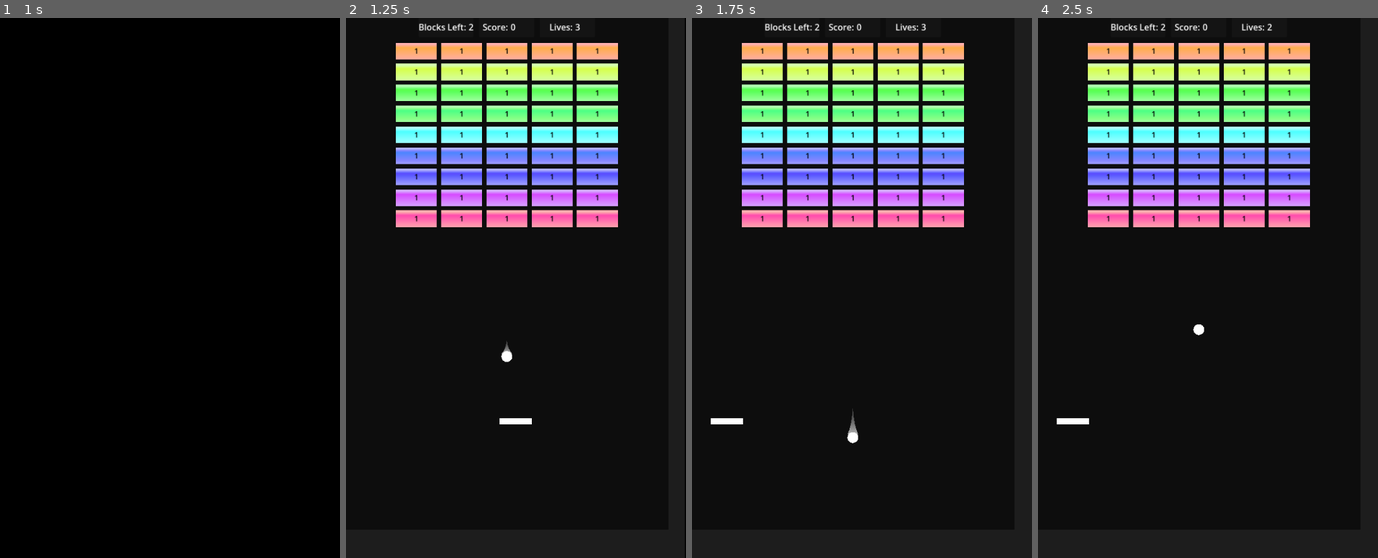
Above: before the commit, frames 1-4 (left to right).
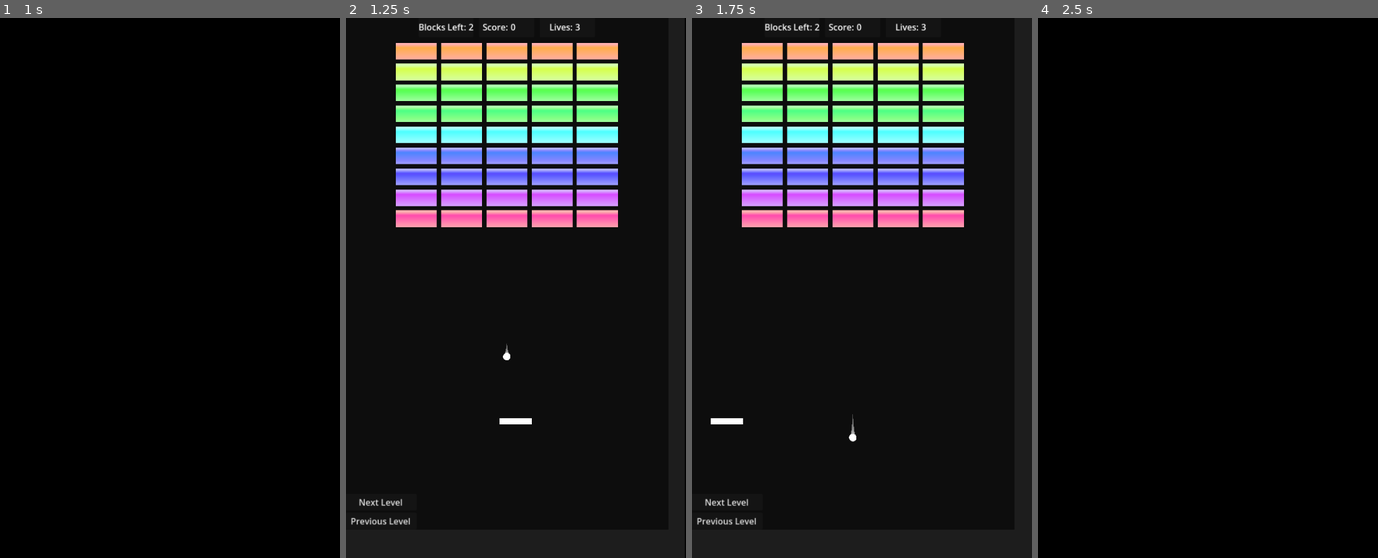
Above: after the commit, the same moments.

Repository: ProudFridge/Breakout
Game: Godot game, scene res://scenes/main_menu/main_menu.tscn
Same seed, same stepped clock (60 frames per second), same inputs: the game is played once before the commit and once after it. Sound files missing from this copy of the repository are replaced by a short silence.
Inputs (mouse positions are in pixels of both pictures, inside the frame that each line leads up to):
- Up to frame 1 (1 s): click "Start" at 0.5 s
- Up to frame 2 (1.25 s): no input
- Up to frame 3 (1.75 s): click (726, 520) at 1.25 s, where only the run after the commit has a clickable "Previous Level"
- Up to frame 4 (2.5 s): click (1072, 504) at 2 s, where only the run after the commit has a clickable "Next Level"

Frame 1 is identical in both runs. In frame 2, 0.6% of the frame differs, in the area x 1-75%, y 5-94%; in frame 3, 0.6%; in frame 4, 28%, in the area x 0-100%, y 0-100%.

Commit message:
Add next and previous level buttons, add more levels

Diff:
--- a/levels.json
+++ b/levels.json
@@ -1,7 +1,7 @@
 [
 	[
 		{
-			"title": "original",
+			"title": "1",
 			"blockGrid": [
 				["0","0","0","0","0","0","0"],
 				["0","1","1","1","1","1","0"],
@@ -27,7 +27,24 @@
 	],
 	[
 		{
-			"title": "level2",
+			"title": "2",
+			"blockGrid": [
+				["0","0","0","0","0","0","0","0","0"],
+				["0","1","1","1","0","1","1","1","0"],
+				["0","1","1","1","0","1","1","1","0"],
+				["0","1","1","1","0","1","1","1","0"],
+				["0","1","1","1","0","1","1","1","0"],
+				["0","1","1","1","0","1","1","1","0"],
+				["0","1","1","1","0","1","1","1","0"],
+				["0","1","1","1","0","1","1","1","0"],
+				["0","1","1","1","0","1","1","1","0"],
+				["0","1","1","1","0","1","1","1","0"]
+			]
+		}
+	],
+	[
+		{
+			"title": "3",
 			"blockGrid": [
 				["0","0","0","0","0","0","0"],
 				["0","1","1","1","1","1","0"],
@@ -44,35 +61,19 @@
 	],
 	[
 		{
-			"title": "level3",
+			"title": "4",
 			"blockGrid": [
-				["0","0","0","0","0","0","0"],
-				["0","1","1","1","1","1","0"],
-				["0","1","1","0","1","1","0"],
-				["0","1","1","0","1","1","0"],
-				["0","1","1","0","1","1","0"],
-				["0","1","0","0","0","1","0"],
-				["0","1","1","0","1","1","0"],
-				["0","1","1","0","1","1","0"],
-				["0","1","1","0","1","1","0"],
-				["0","1","1","1","1","1","0"]
-			]
-		}
-	],
-	[
-		{
-			"title": "level4",
-			"blockGrid": [
-				["0","0","0","0","0","0","0","0","0","0","0","0","0","0"],
-				["0","1","1","1","1","1","0","0","0","0","0","0","0","0"],
-				["0","1","1","0","1","1","0","0","0","0","0","0","0","0"],
-				["0","1","1","0","1","1","0","0","0","0","0","0","0","0"],
-				["0","1","1","0","1","1","0","0","0","0","0","0","0","0"],
-				["0","1","0","0","0","1","0","0","0","0","0","0","0","0"],
-				["0","1","1","0","1","1","0","0","0","0","0","0","0","0"],
-				["0","1","1","0","1","1","0","0","0","0","0","0","0","0"],
-				["0","1","1","0","1","1","0","0","0","0","0","0","0","0"],
-				["0","1","1","1","1","1","0","0","0","0","0","0","0","0"]
+				["1","1","1","1","1","1","1","1","1","1","1","1","1","1"],
+				["1","0","0","0","0","0","0","0","0","0","0","0","0","1"],
+				["1","0","1","1","1","1","1","1","1","1","1","1","0","1"],
+				["1","0","1","0","0","0","0","0","0","0","0","1","0","1"],
+				["1","0","1","0","1","1","1","1","1","1","0","1","0","1"],
+				["1","0","1","0","1","0","0","0","0","1","0","1","0","1"],
+				["1","0","1","0","1","1","1","1","1","1","0","1","0","1"],
+				["1","0","1","0","0","0","0","0","0","0","0","1","0","1"],
+				["1","0","1","1","1","1","1","1","1","1","1","1","0","1"],
+				["1","0","0","0","0","0","0","0","0","0","0","0","0","1"],
+				["1","1","1","1","1","1","1","1","1","1","1","1","1","1"]
 			]
 		}
 	]
--- a/scenes/arena/arena.tscn
+++ b/scenes/arena/arena.tscn
@@ -4,12 +4,14 @@
 [ext_resource type="PackedScene" uid="uid://crl3sjvrqcwai" path="res://scenes/managers/game_manager/game_manager.tscn" id="1_u52cf"]
 [ext_resource type="PackedScene" uid="uid://x512y2sg1mhi" path="res://scenes/managers/boundary_manager/boundary_manager.tscn" id="2_2ml6w"]
 [ext_resource type="PackedScene" uid="uid://blmhj0qtrvphf" path="res://scenes/managers/block_manager/block_manager.tscn" id="2_ii07k"]
-[ext_resource type="Script" uid="uid://c08c1s1psljyd" path="res://scenes/arena/blocks_left.gd" id="6_ii07k"]
-[ext_resource type="Script" uid="uid://b8i4rgwx54w7n" path="res://scenes/arena/score_count.gd" id="6_jx0ua"]
-[ext_resource type="Script" uid="uid://blvoilddcboll" path="res://scenes/arena/lives_left.gd" id="7_u52cf"]
+[ext_resource type="Script" uid="uid://c08c1s1psljyd" path="res://scenes/arena/ui/blocks_left.gd" id="6_ii07k"]
+[ext_resource type="Script" uid="uid://b8i4rgwx54w7n" path="res://scenes/arena/ui/score_count.gd" id="6_jx0ua"]
+[ext_resource type="Script" uid="uid://blvoilddcboll" path="res://scenes/arena/ui/lives_left.gd" id="7_u52cf"]
 [ext_resource type="Script" uid="uid://ct5mrmcw5mlwc" path="res://scenes/arena/ui/ui.gd" id="7_vmsrg"]
-[ext_resource type="PackedScene" uid="uid://cy2vw61o3udh7" path="res://scenes/arena/grid_utility.tscn" id="7_xgbxb"]
-[ext_resource type="Script" uid="uid://c0jjhek854oit" path="res://scenes/arena/restart_button.gd" id="9_6w4xk"]
+[ext_resource type="PackedScene" uid="uid://cy2vw61o3udh7" path="res://scenes/arena/grid_utility/grid_utility.tscn" id="7_xgbxb"]
+[ext_resource type="Script" uid="uid://c0jjhek854oit" path="res://scenes/arena/ui/restart_button.gd" id="9_6w4xk"]
+[ext_resource type="Script" uid="uid://cwo2b31ad2swj" path="res://scenes/arena/ui/next_level_button.gd" id="11_xgbxb"]
+[ext_resource type="Script" uid="uid://mf3gmufjrs3x" path="res://scenes/arena/ui/previous_level_button.gd" id="12_vmsrg"]
 
 [sub_resource type="StyleBoxFlat" id="StyleBoxFlat_6w4xk"]
 bg_color = Color(0.32544068, 0.32544097, 0.32544082, 1)
@@ -224,3 +226,24 @@
 size_flags_vertical = 3
 text = "Restart?"
 script = ExtResource("9_6w4xk")
+
+[node name="VBoxContainer" type="VBoxContainer" parent="CanvasLayer/UI" unique_id=2077006910]
+layout_mode = 1
+anchors_preset = 2
+anchor_top = 1.0
+anchor_bottom = 1.0
+offset_top = -66.0
+offset_right = 133.0
+grow_vertical = 0
+
+[node name="NextLevelButton" type="Button" parent="CanvasLayer/UI/VBoxContainer" unique_id=2081928622 node_paths=PackedStringArray("gameManager")]
+layout_mode = 2
+text = "Next Level"
+script = ExtResource("11_xgbxb")
+gameManager = NodePath("../../../../GameManager")
+
+[node name="PreviousLevelButton" type="Button" parent="CanvasLayer/UI/VBoxContainer" unique_id=1943225473 node_paths=PackedStringArray("gameManager")]
+layout_mode = 2
+text = "Previous Level"
+script = ExtResource("12_vmsrg")
+gameManager = NodePath("../../../../GameManager")
--- a/scenes/arena/grid_utility.tscn
+++ b/scenes/arena/grid_utility/grid_utility.tscn
@@ -1,6 +1,6 @@
 [gd_scene format=3 uid="uid://cy2vw61o3udh7"]
 
-[ext_resource type="Script" uid="uid://blqn4enjbaexv" path="res://scenes/arena/grid_utility.gd" id="1_s6pia"]
+[ext_resource type="Script" uid="uid://blqn4enjbaexv" path="res://scenes/arena/grid_utility/grid_utility.gd" id="1_s6pia"]
 
 [node name="GridUtility" type="FoldableContainer" unique_id=685990188]
 offset_right = 24.0
--- /dev/null
+++ b/scenes/arena/ui/next_level_button.gd
@@ -0,0 +1,13 @@
+extends Button
+
+@export var gameManager: GameManager
+
+# Called when the node enters the scene tree for the first time.
+func _ready() -> void:
+	self.pressed.connect(_on_skip_level_button_pressed)
+
+
+func _on_skip_level_button_pressed() -> void:
+	gameManager.currentLevel += 1
+	if gameManager.currentLevel < LevelManager.levelCount:
+		SwitcherSingleton.switch_from_to("res://scenes/arena/arena.tscn", SwitcherSingleton.TRANSITION_TYPE.SLIDE)
--- /dev/null
+++ b/scenes/arena/ui/previous_level_button.gd
@@ -0,0 +1,14 @@
+extends Button
+
+
+@export var gameManager: GameManager
+
+# Called when the node enters the scene tree for the first time.
+func _ready() -> void:
+	self.pressed.connect(_on_skip_level_button_pressed)
+
+
+func _on_skip_level_button_pressed() -> void:
+	if gameManager.currentLevel >= 1:
+		gameManager.currentLevel -= 1
+		SwitcherSingleton.switch_from_to("res://scenes/arena/arena.tscn", SwitcherSingleton.TRANSITION_TYPE.SLIDE)
--- a/scenes/ball/ball.gd
+++ b/scenes/ball/ball.gd
@@ -7,13 +7,17 @@
 
 @onready var collision_particles: GPUParticles2D = $CollisionParticles
 @onready var particle_timer: Timer = $CollisionParticles/ParticleTimer
+@onready var mesh_instance_2d: MeshInstance2D = $MeshInstance2D
+@onready var collision_shape_2d: CollisionShape2D = $CollisionShape2D
 
 var initial_vector: Vector2 = Vector2(0,1)
 var initial_position: Vector2
+var ballRadius: float = 7
 
 signal died()
 
 func _ready() -> void:
+	set_size(ballRadius)
 	velocity = initial_vector * SPEED
 	initial_position = position
 
@@ -44,6 +48,12 @@
 		else:
 			velocity = velocity.bounce(collision.get_normal())
 
+func set_size(radius: float) -> void:
+	(mesh_instance_2d.mesh as SphereMesh).radius = radius
+	(mesh_instance_2d.mesh as SphereMesh).height = 2 * radius
+	(collision_shape_2d.shape as CircleShape2D).radius = radius
+	$TrailComponent.width = radius
+
 func delete() -> void:
 	queue_free()
 
--- a/scenes/ball/ball.tscn
+++ b/scenes/ball/ball.tscn
@@ -4,6 +4,8 @@
 [ext_resource type="PackedScene" uid="uid://dyolv8x4fpwe5" path="res://scenes/components/trail_component/trail_component.tscn" id="3_stoaj"]
 
 [sub_resource type="SphereMesh" id="SphereMesh_oqv3d"]
+radius = 10.0
+height = 20.0
 
 [sub_resource type="CircleShape2D" id="CircleShape2D_5a6bx"]
 
@@ -47,7 +49,6 @@
 pointLimit = 8
 
 [node name="MeshInstance2D" type="MeshInstance2D" parent="." unique_id=1661593475]
-scale = Vector2(20, 20)
 mesh = SubResource("SphereMesh_oqv3d")
 
 [node name="CollisionShape2D" type="CollisionShape2D" parent="." unique_id=1336167681]
--- a/scenes/block/block.tres
+++ /dev/null
@@ -1,34 +0,0 @@
-[gd_resource type="VisualShader" format=3 uid="uid://cdp6nu7yi7q16"]
-
-[sub_resource type="VisualShaderNodeInput" id="VisualShaderNodeInput_4on6v"]
-input_name = "color"
-
-[sub_resource type="Gradient" id="Gradient_3r1py"]
-offsets = PackedFloat32Array(0, 0.8712121, 1)
-colors = PackedColorArray(0.6052743, 0.6052743, 0.6052743, 1, 0.11858135, 0.11858139, 0.11858138, 1, 1, 1, 1, 1)
-
-[sub_resource type="GradientTexture2D" id="GradientTexture2D_rfxuc"]
-gradient = SubResource("Gradient_3r1py")
-fill_to = Vector2(0, 1)
-
-[sub_resource type="VisualShaderNodeTexture" id="VisualShaderNodeTexture_pqw26"]
-texture = SubResource("GradientTexture2D_rfxuc")
-texture_type = 1
-
-[sub_resource type="VisualShaderNodeVectorOp" id="VisualShaderNodeVectorOp_3r1py"]
-default_input_values = [0, Quaternion(0, 0, 0, 0), 1, Quaternion(0, 0, 0, 0)]
-op_type = 2
-operator = 6
-
-[resource]
-mode = 1
-flags/light_only = false
-nodes/vertex/0/position = Vector2(540, 140)
-nodes/fragment/0/position = Vector2(500, 140)
-nodes/fragment/4/node = SubResource("VisualShaderNodeInput_4on6v")
-nodes/fragment/4/position = Vector2(-140, 580)
-nodes/fragment/5/node = SubResource("VisualShaderNodeTexture_pqw26")
-nodes/fragment/5/position = Vector2(-40, 260)
-nodes/fragment/6/node = SubResource("VisualShaderNodeVectorOp_3r1py")
-nodes/fragment/6/position = Vector2(300, 460)
-nodes/fragment/connections = PackedInt32Array(5, 0, 6, 0, 4, 0, 6, 1, 6, 0, 0, 0)
--- a/scenes/block/block.tscn
+++ b/scenes/block/block.tscn
@@ -46,6 +46,7 @@
 mesh = SubResource("QuadMesh_c27ow")
 
 [node name="Label" type="Label" parent="." unique_id=732255590]
+visible = false
 material = SubResource("ShaderMaterial_rfxuc")
 anchors_preset = 8
 anchor_left = 0.5
--- a/scenes/managers/level_manager/level_manager.gd
+++ b/scenes/managers/level_manager/level_manager.gd
@@ -4,6 +4,8 @@
 
 static var grid: Array[Array] = []
 static var levelCount: int = 0
+
+#TODO: create a custom class for levels that contains the level size, block area size and the blockGrid array
 
 # Loads levels from the levels.json file
 # Can only store one level in the grid array
Renamed: scenes/arena/grid_utility.gd -> scenes/arena/grid_utility/grid_utility.gd
Renamed: scenes/arena/grid_utility.gd.uid -> scenes/arena/grid_utility/grid_utility.gd.uid
Renamed: scenes/arena/blocks_left.gd -> scenes/arena/ui/blocks_left.gd
Renamed: scenes/arena/blocks_left.gd.uid -> scenes/arena/ui/blocks_left.gd.uid
Renamed: scenes/arena/lives_left.gd -> scenes/arena/ui/lives_left.gd
Renamed: scenes/arena/lives_left.gd.uid -> scenes/arena/ui/lives_left.gd.uid
Not shown, added: scenes/arena/ui/next_level_button.gd.uid
Not shown, added: scenes/arena/ui/previous_level_button.gd.uid
Renamed: scenes/arena/restart_button.gd -> scenes/arena/ui/restart_button.gd
Renamed: scenes/arena/restart_button.gd.uid -> scenes/arena/ui/restart_button.gd.uid
Renamed: scenes/arena/score_count.gd -> scenes/arena/ui/score_count.gd
Renamed: scenes/arena/score_count.gd.uid -> scenes/arena/ui/score_count.gd.uid
